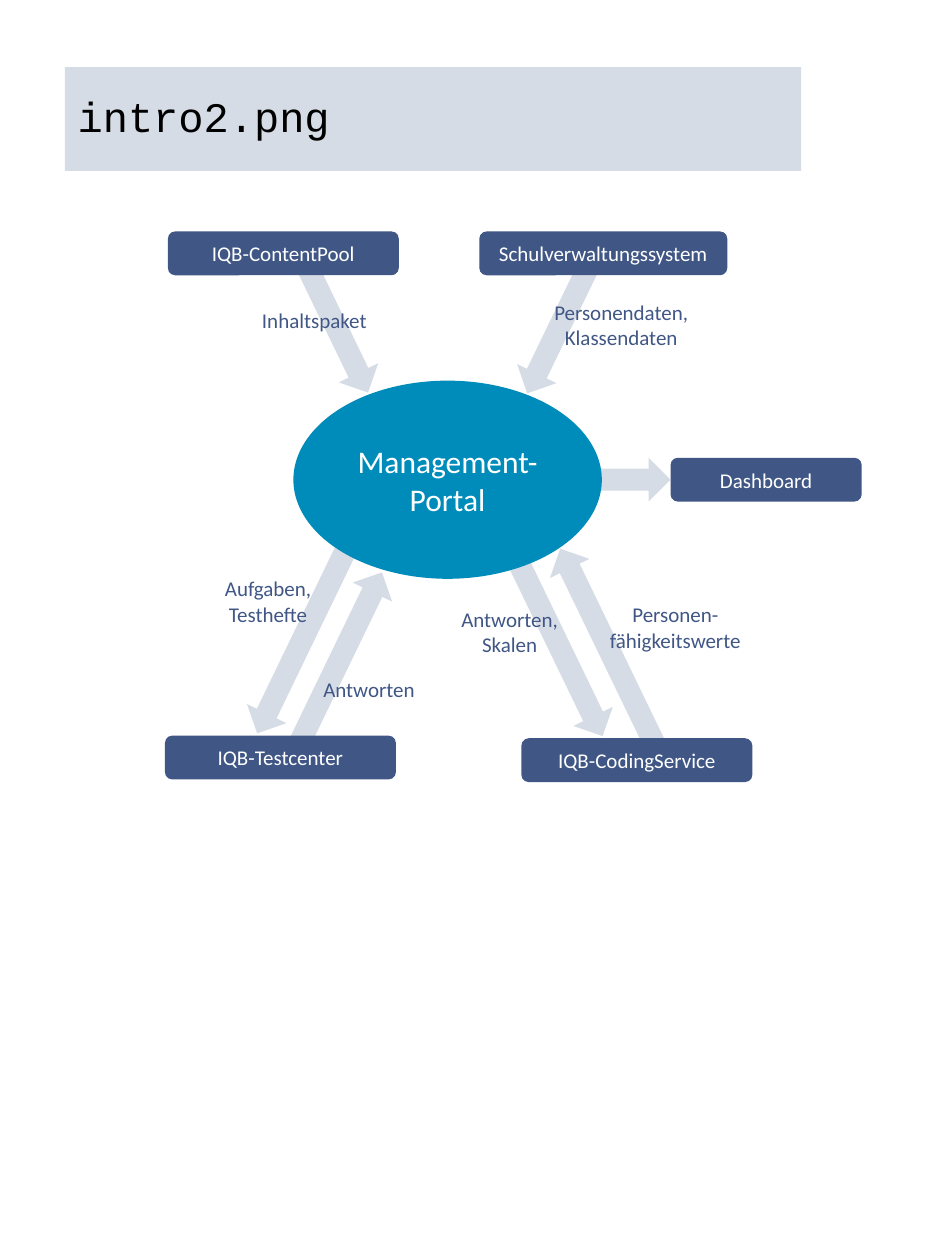
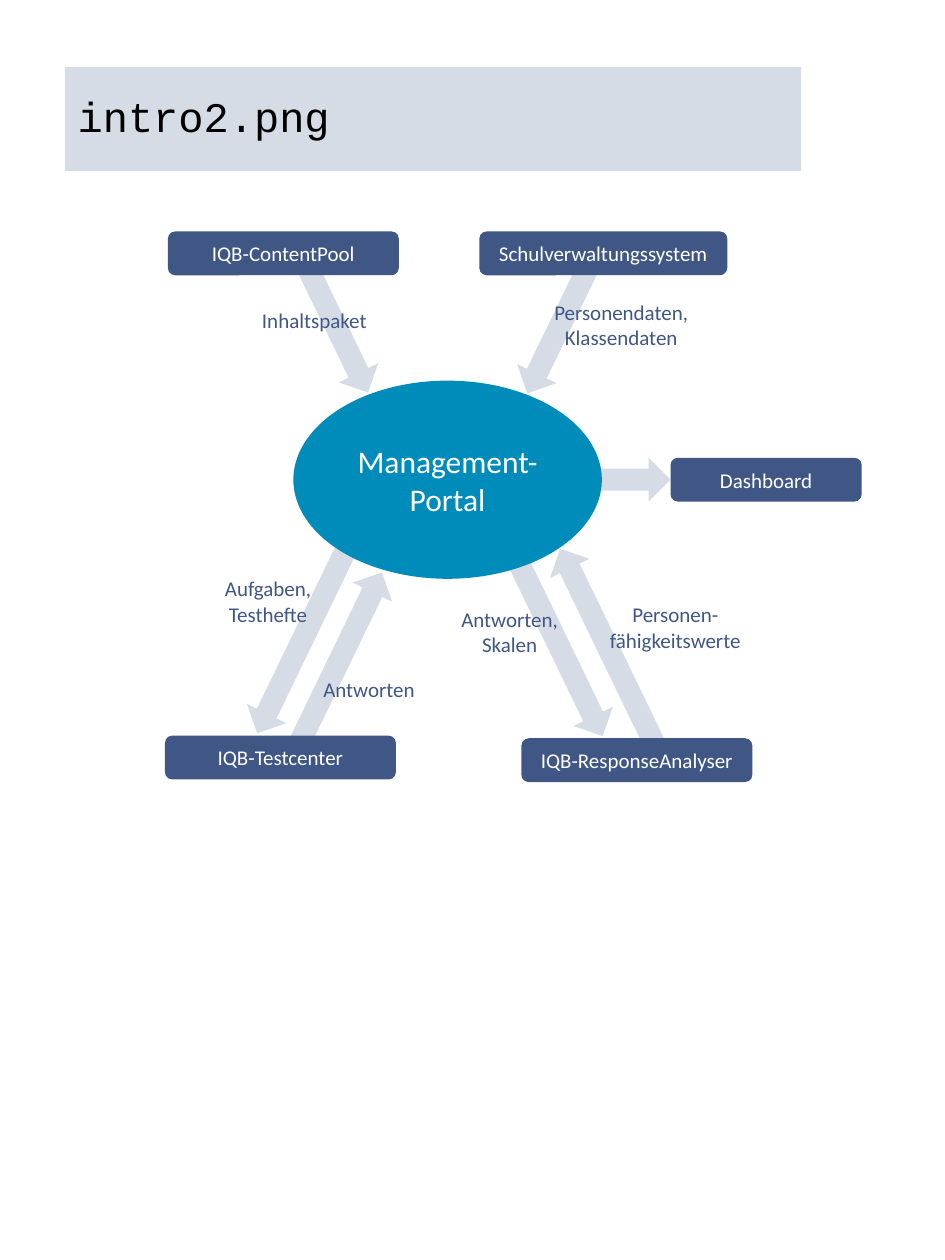
Before and after one commit to iqb-berlin/rising-stars, a slide deck: slide 3 of assets/figures.pptx. Drawn at 945x1260 pixels with LibreOffice and Linux fonts; fonts in the diff are those of the drawing. Boxes give left, top, right and bottom in pixels: in the first picture for what was removed or moved away, otherwise in the second. Text is boxed around its words. In the diff, an @@ line names an element or a change of style, - is before the commit and + after.

Commit message:
Rename coding-service to response-analyser

```diff
--- a/assets/figures.pptx
+++ b/assets/figures.pptx
@@ text in rounded rectangle at (541,753,733,772): text changed @@
-IQB-CodingService
+IQB-ResponseAnalyser
```
Also in this commit, not shown: 3 other slides changed, 16 other files.
